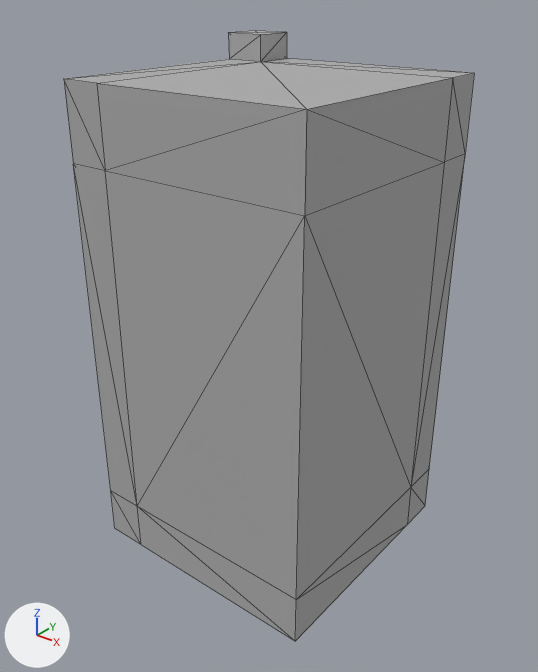
One commit to the FBX model Unity/Assets/Assets/LevelBuilding/Piece_CornerInner.FBX: the scene before it, then after it.
Before and after are seen from a 50 mm camera at (1.67, -2.11, 2.21) aimed at (0.01, -0.04, 0.93). Lighting does not change. The marker at lower left points along +X, +Y and +Z. Mesh edges are drawn as thin lines. Where no turn or scale is listed for an object, it has been applied to the vertices.
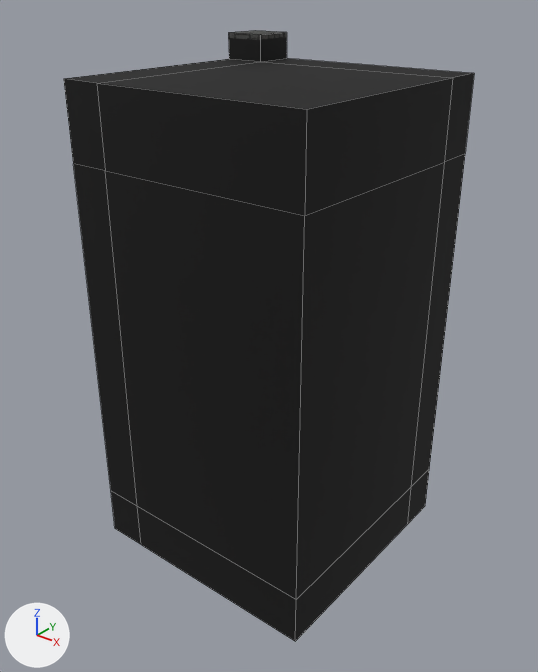
The change, as a list of edits to the scene's bpy script:
```text
Add img_leveltextures_bmp:
    img_leveltextures_bmp = load_image('LevelTextures.bmp', 'Segment_Crossing.fbm/LevelTextures.bmp', 1024, 1024, 'sRGB')
Change mat_02___wallmaterial01:
    remove mat_02___wallmaterial01.base_color = (0.416, 0.416, 0.416)  # grey #adadad
    add mat_02___wallmaterial01.texture = img_leveltextures_bmp
```

What differs and where, as boxes [x1, y1, x2, y2] in the pictures (538 x 672 px):
'Box112', surface changed (grey to black): [64, 30, 474, 642] in both
